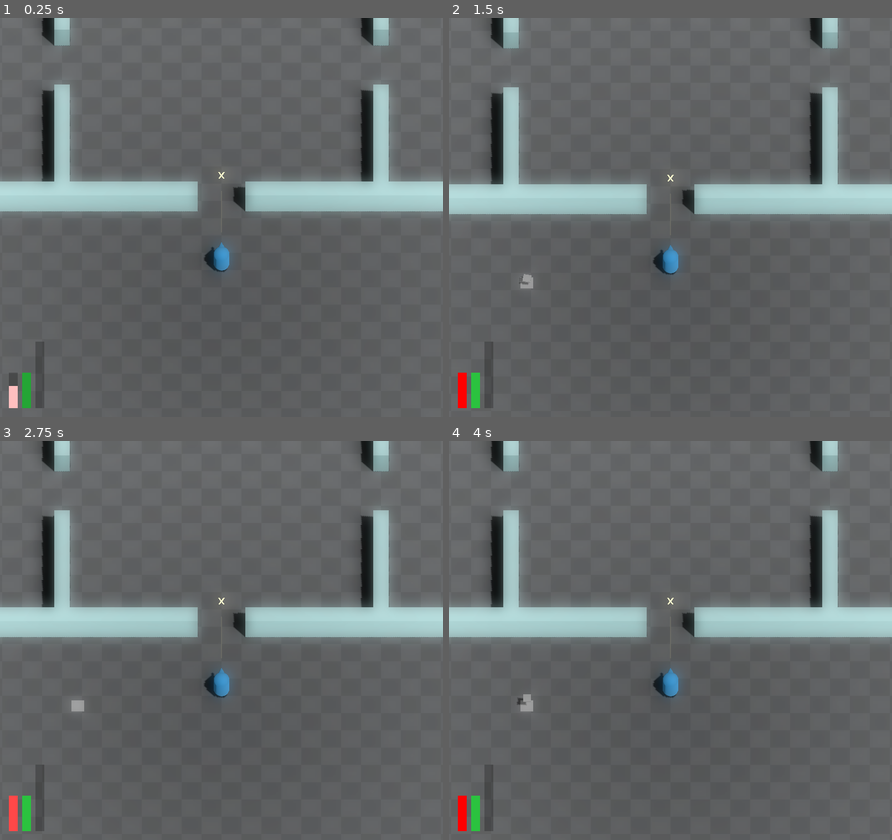
Above: before the commit, frames 1-4 (two rows, left to right).
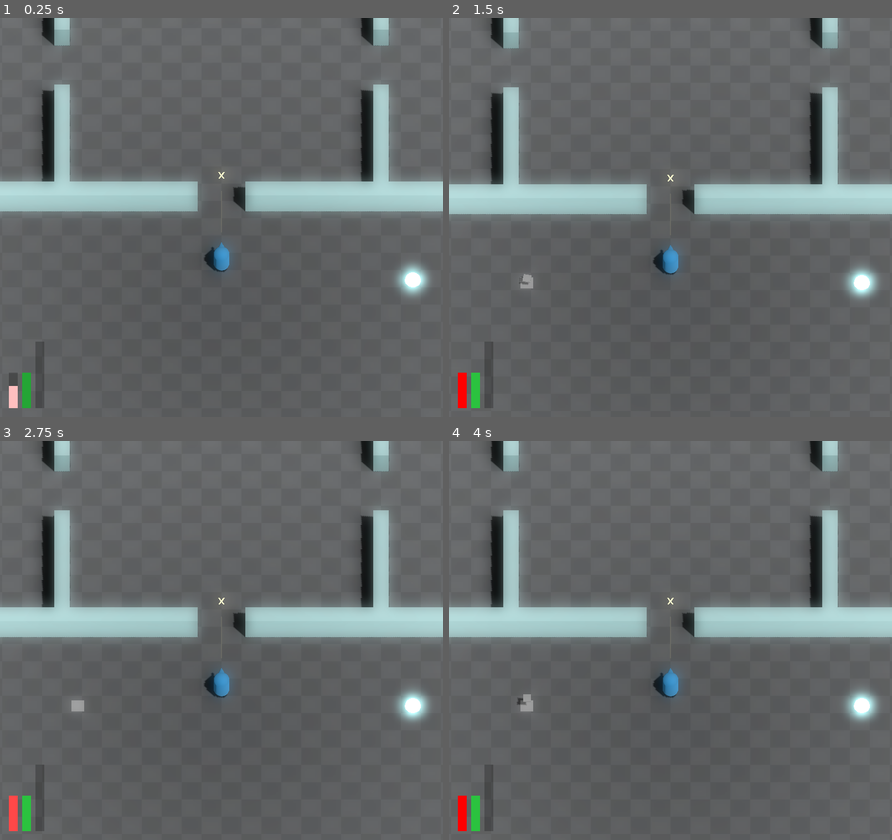
Above: after the commit, the same moments.

Repository: JackEvans24/bullet-absorb
Game: Godot game, scene res://scenes/main.tscn
Same seed, same stepped clock (60 frames per second), same inputs: the game is played once before the commit and once after it.
Inputs:
- Up to frame 1 (0.25 s): no input
- Up to frame 2 (1.5 s): tap Enter at 1.25 s
- Up to frame 3 (2.75 s): tap Escape (restart) at 2 s
- Up to frame 4 (4 s): no input

The runs differ from the first frame. In frame 1, 0.5% of the frame differs, in the area x 89-97%, y 61-70%; in frame 2, 0.5%; in frame 3, 0.5%; in frame 4, 0.5%.

Commit message:
chore: add orb to main for testing

Diff:
--- a/scenes/main.tscn
+++ b/scenes/main.tscn
@@ -13,6 +13,7 @@
 [ext_resource type="Resource" uid="uid://cwk1nv84gmg48" path="res://data/rooms/active_rooms/wanderer_room.tres" id="7_wpyvy"]
 [ext_resource type="Script" path="res://scripts/effects/hit_stop.gd" id="8_dyhou"]
 [ext_resource type="PackedScene" uid="uid://bcjb1jnr0y5mb" path="res://prefabs/power/power_generator.tscn" id="9_cyv5f"]
+[ext_resource type="PackedScene" uid="uid://dd7vuam6cs4fp" path="res://prefabs/power/power_orb.tscn" id="14_c7b1x"]
 
 [sub_resource type="StandardMaterial3D" id="StandardMaterial3D_r1hrq"]
 albedo_texture = ExtResource("2_jtr86")
@@ -85,3 +86,6 @@
 transform = Transform3D(1, 0, 0, 0, 1, 0, 0, 0, 1, -9, 0, 6)
 cooldown = 2.0
 power_count = 10
+
+[node name="PowerOrb" parent="." instance=ExtResource("14_c7b1x")]
+transform = Transform3D(1, 0, 0, 0, 1, 0, 0, 0, 1, 12, 0, 6)
Not shown: 1 places in scenes/main.tscn that only renumber resources
